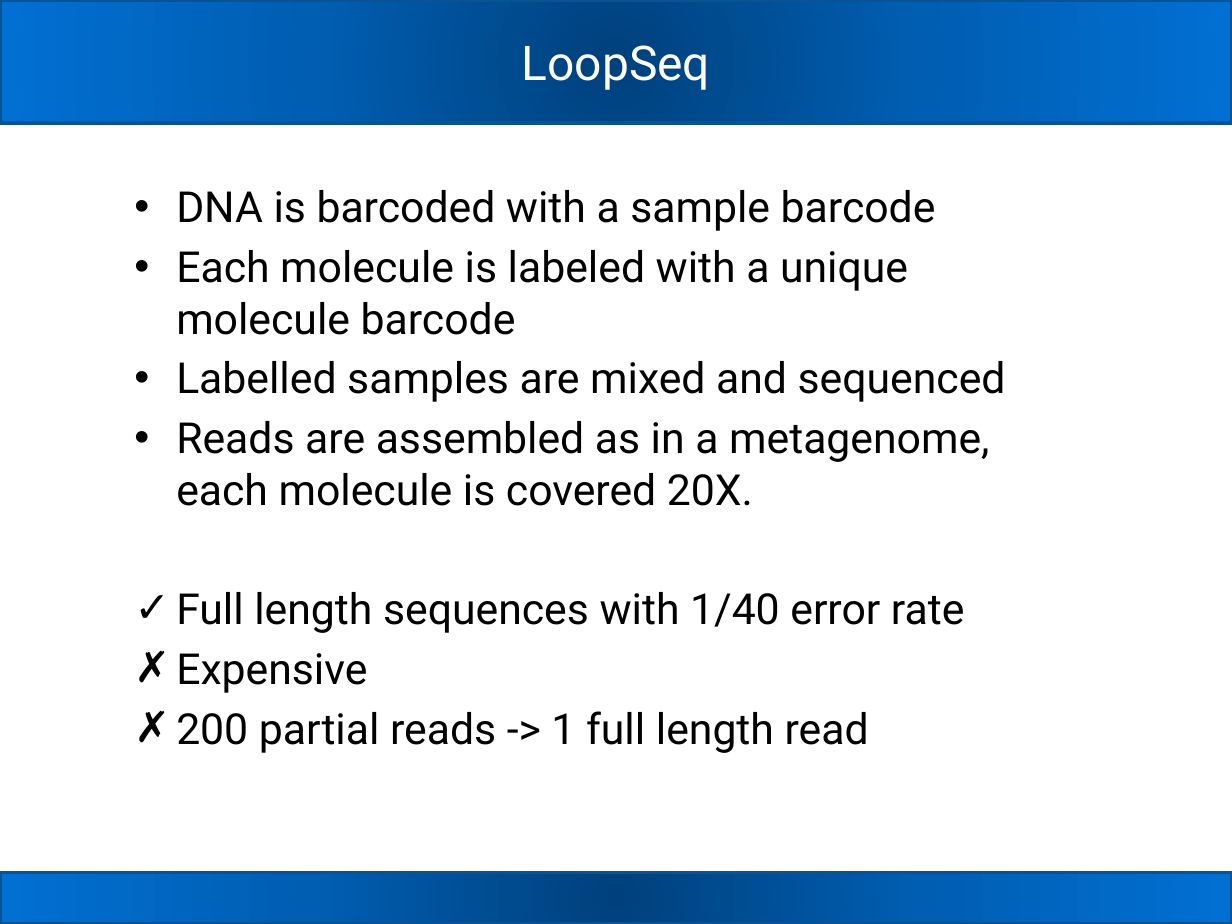
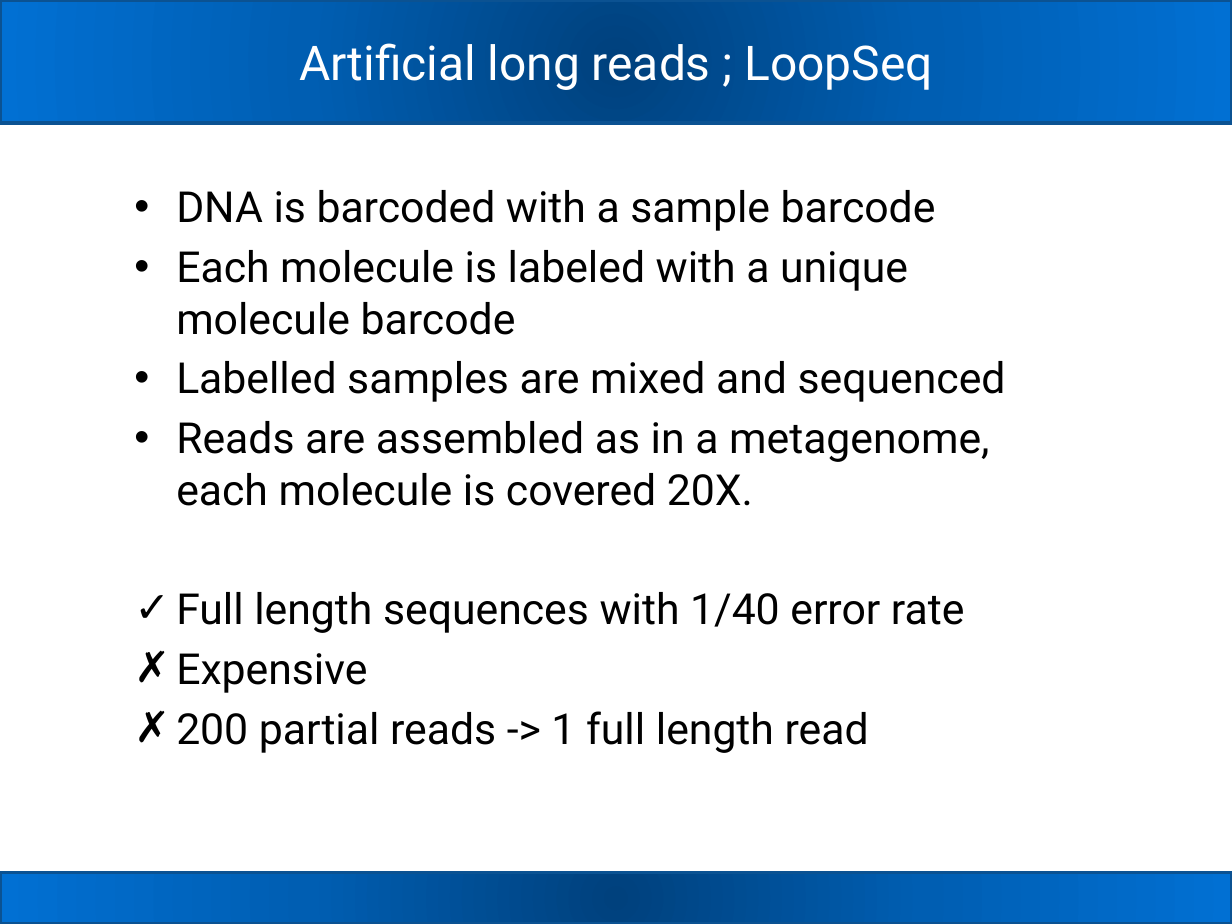
Before and after one commit to carden24/2018_Taller_Genomica_ambiental, a slide deck: slide 30 of W2_16S_analysis.pptx (slide 28 before the commit). Drawn at 1232x924 pixels with LibreOffice and Linux fonts; fonts in the diff are those of the drawing. Boxes give left, top, right and bottom in pixels: in the first picture for what was removed or moved away, otherwise in the second. Text is boxed around its words. In the diff, an @@ line names an element or a change of style, - is before the commit and + after.

```diff
--- a/W2_16S_analysis.pptx
+++ b/W2_16S_analysis.pptx
@@ title at <box>299,43,933,90</box>: text changed @@
-LoopSeq
+Artificial long reads ; LoopSeq
```
Also in this commit, not shown: 2 other slides changed, 5 slides added, 6 slides removed, 10 other files.
